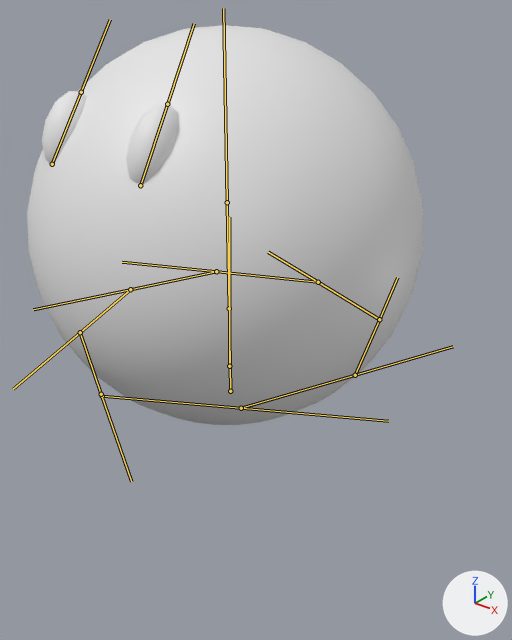
Two versions of the FBX model Assets/3DModels/SlimeBase.fbx, one commit apart.
Both versions are drawn from a camera (50 mm lens) standing at (2.33, -2.68, 3.54) and looking at (-0.28, 0.59, 1.52). Every picture has the same lights, and +X, +Y and +Z are marked at lower right. The bones that bend it are drawn over the model as lines.
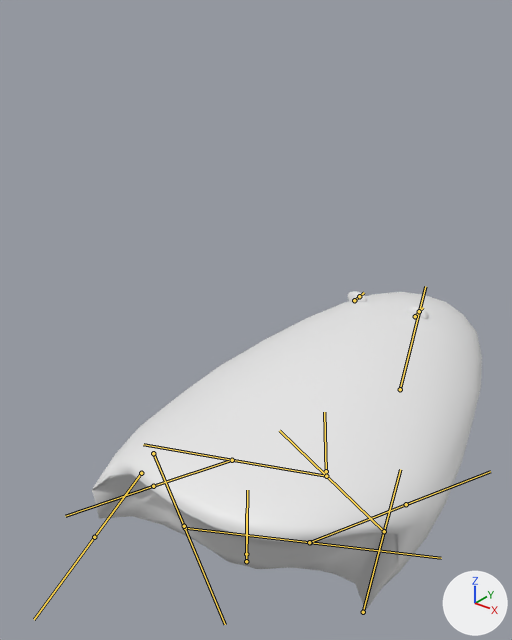
The newer file adds an action. The first version stands in its rest pose; the second is drawn at frame 15 of the action 'Armature|DefaultIdleWind4'.

What differs and where, as boxes [x1, y1, x2, y2] in the pictures (512 x 640 px):
'Sphere.001', posed (20% shorter)
    before: [27, 25, 423, 425]
    after: [92, 292, 482, 611]
'Sphere.004', posed
    before: [126, 104, 179, 183]
    after: [406, 307, 429, 319]
'Sphere.003', posed
    before: [42, 91, 87, 164]
    after: [347, 291, 367, 302]
bone 'Base', root to tip
    before: (230, 391) to (229, 337)
    after: (246, 554) to (246, 513)
bone 'Middle', root to tip
    before: (229, 308) to (227, 202)
    after: (326, 471) to (324, 412)
bone 'HeadTop', root to tip
    before: (227, 202) to (223, 8)
    after: (400, 389) to (425, 286)
bone 'L.Eye', root to tip
    before: (140, 185) to (167, 104)
    after: (415, 316) to (419, 311)
bone 'R.Eye', root to tip
    before: (52, 164) to (81, 92)
    after: (354, 300) to (359, 296)
bone 'Ring.008', root to tip
    before: (229, 366) to (229, 217)
    after: (246, 561) to (247, 490)
bone 'Ring.006', root to tip
    before: (130, 289) to (80, 332)
    after: (141, 473) to (94, 537)
bone 'Ring', root to tip
    before: (102, 396) to (241, 408)
    after: (185, 528) to (310, 542)
bone 'Ring.001', root to tip
    before: (241, 408) to (355, 375)
    after: (309, 542) to (406, 504)
bone 'Ring.007', root to tip
    before: (80, 332) to (101, 394)
    after: (153, 453) to (184, 526)

The edits, one by one:
Bone 'Base' (bone_base) moves from (0.0, 0.0, 0.0) to (0.0, -1.36, -0.138).
Bone 'Middle' (bone_middle) moves from (0.0, 0.0, 0.0) to (0.0, -0.419, -0.963).
Bone 'Middle' (bone_middle) turns from (0, 0, 0) to (9, 0, -2) degrees about its own x, y and z.
Bone 'HeadTop' (bone_headtop) moves from (0.0, 0.0, 0.0) to (0.013, -0.558, -1.127).
Bone 'HeadTop' (bone_headtop) turns from (0, 0, 0) to (-34, -2, 6) degrees about its own x, y and z.
Bone 'L.Eye' (bone_l_eye) moves from (0.0, 0.0, 0.0) to (0.019, 0.412, -0.011).
Bone 'L.Eye' (bone_l_eye) turns from (0, 0, 0) to (-22, 1, 2) degrees about its own x, y and z.
Bone 'L.Eye' (bone_l_eye) is rescaled from (1.0, 1.0, 1.0) to (0.99, 0.21, 0.69).
Bone 'R.Eye' (bone_r_eye) moves from (0.0, 0.0, 0.0) to (-0.016, 0.42, -0.001).
Bone 'R.Eye' (bone_r_eye) turns from (0, 0, 0) to (-22, 0, 2) degrees about its own x, y and z.
Bone 'R.Eye' (bone_r_eye) is rescaled from (1.0, 1.0, 1.0) to (1.0, 0.2, 0.69).
Bone 'Ring.008' (bone_ring_008) moves from (0.0, 0.0, 0.0) to (-0.006, -0.233, 0.0).
Bone 'Ring.008' (bone_ring_008) is rescaled from (1.0, 1.0, 1.0) to (1.11, 0.69, 1.11).
Bone 'Ring.006' (bone_ring_006) moves from (0.0, 0.0, 0.0) to (0.033, 0.085, 0.267).
Bone 'Ring' (bone_ring) moves from (0.0, 0.0, 0.0) to (-0.357, 0.203, 0.76).
Bone 'Ring.001' (bone_ring_001) moves from (0.0, 0.0, 0.0) to (-0.162, 0.377, 0.76).
Bone 'Ring.007' (bone_ring_007) moves from (0.0, 0.0, 0.0) to (-0.353, -0.209, 0.76).
